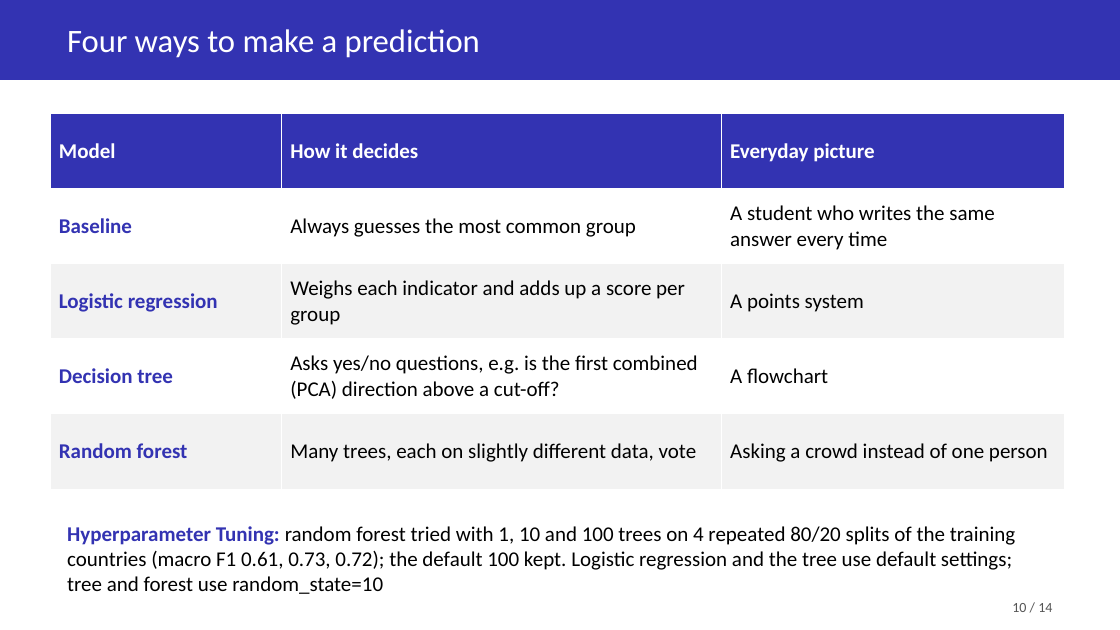
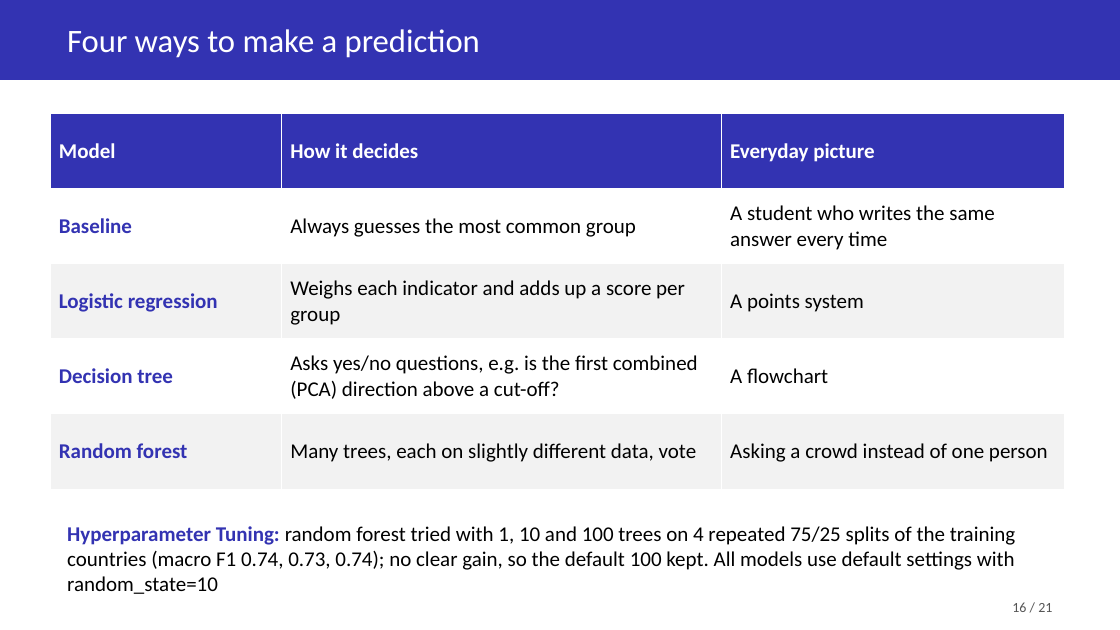
Before and after one commit to Soemon007/DS203_GroupProject, a slide deck: slide 16 of deliverables/DS203_Slides.pptx (slide 10 before the commit). Drawn at 1120x630 pixels with LibreOffice and Linux fonts; fonts in the diff are those of the drawing. Boxes give left, top, right and bottom in pixels: in the first picture for what was removed or moved away, otherwise in the second. Text is boxed around its words. In the diff, an @@ line names an element or a change of style, - is before the commit and + after.

```diff
--- a/deliverables/DS203_Slides.pptx
+++ b/deliverables/DS203_Slides.pptx
@@ text at (x1=67, y1=526, x2=1015, y2=594): text changed @@
-Hyperparameter Tuning: random forest tried with 1, 10 and 100 trees on 4 repeated 80/20 splits of the training countries (macro F1 0.61, 0.73, 0.72); the default 100 kept. Logistic regression and the tree use default settings; tree and forest use random_state=10
+Hyperparameter Tuning: random forest tried with 1, 10 and 100 trees on 4 repeated 75/25 splits of the training countries (macro F1 0.74, 0.73, 0.74); no clear gain, so the default 100 kept. All models use default settings with random_state=10
@@ text at (x1=1012, y1=602, x2=1052, y2=612): text changed @@
-10 / 14
+16 / 21
```
Also in this commit, not shown: 11 other slides changed, 7 slides added.
